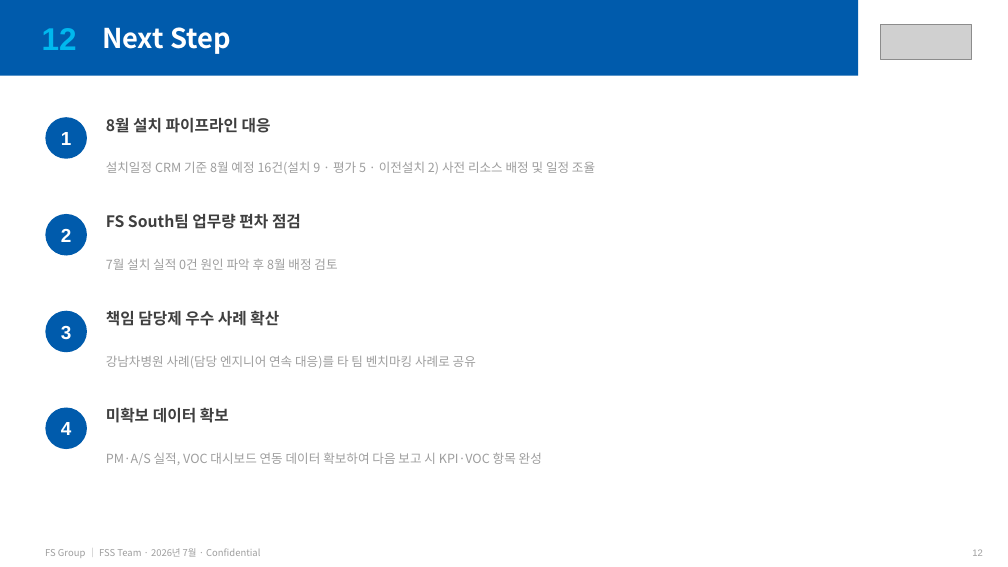
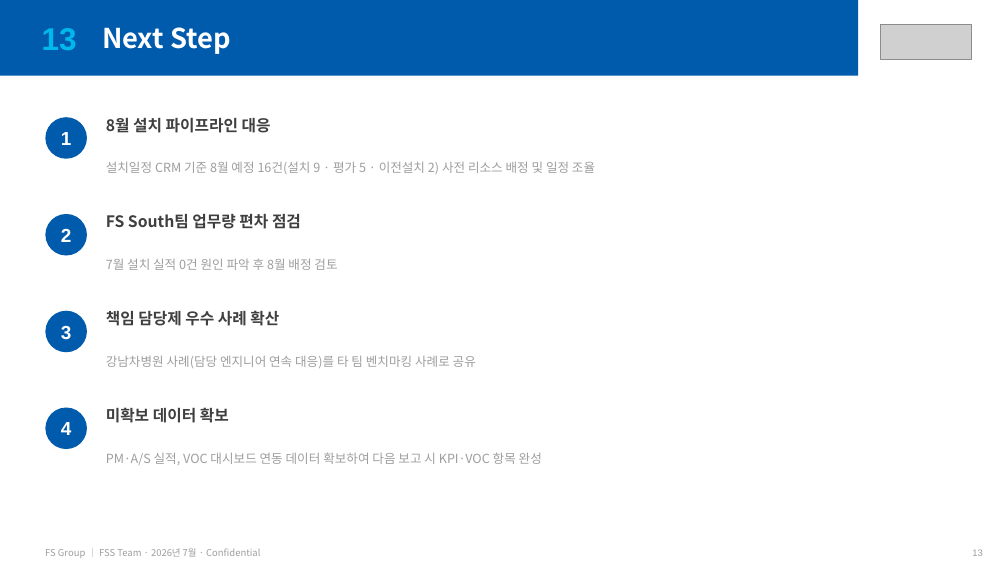
Before and after one commit to balhm12/Sysmex-schedule, a slide deck: slide 13 of reports/FSG_월간서비스보고_202607/FSG_월간서비스보고_202607.pptx (slide 12 before the commit). Drawn at 1008x567 pixels with LibreOffice and Linux fonts; fonts in the diff are those of the drawing; grey boxes stand for pictures. Boxes give left, top, right and bottom in pixels: in the first picture for what was removed or moved away, otherwise in the second. Text is boxed around its words. In the diff, an @@ line names an element or a change of style, - is before the commit and + after.

```diff
--- a/reports/FSG_월간서비스보고_202607/FSG_월간서비스보고_202607.pptx
+++ b/reports/FSG_월간서비스보고_202607/FSG_월간서비스보고_202607.pptx
@@ text at <box>42,28,77,50</box>: text changed @@
-12
+13
```
Also in this commit, not shown: 7 other slides changed, 1 slide added, 1 other file.
